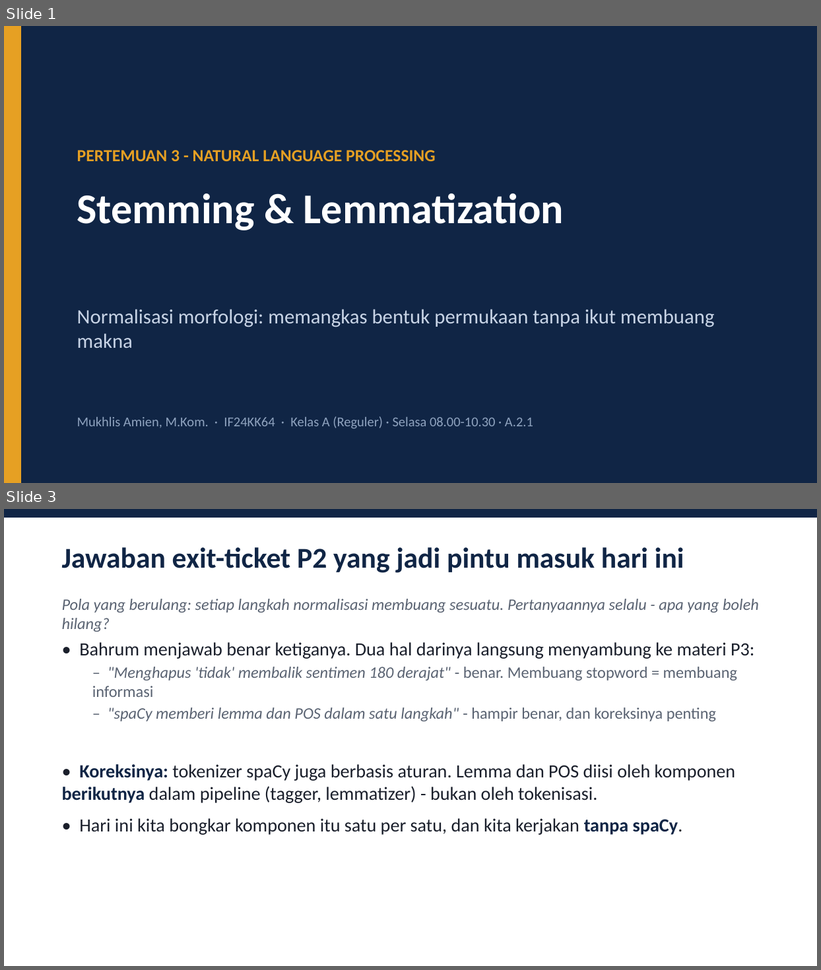
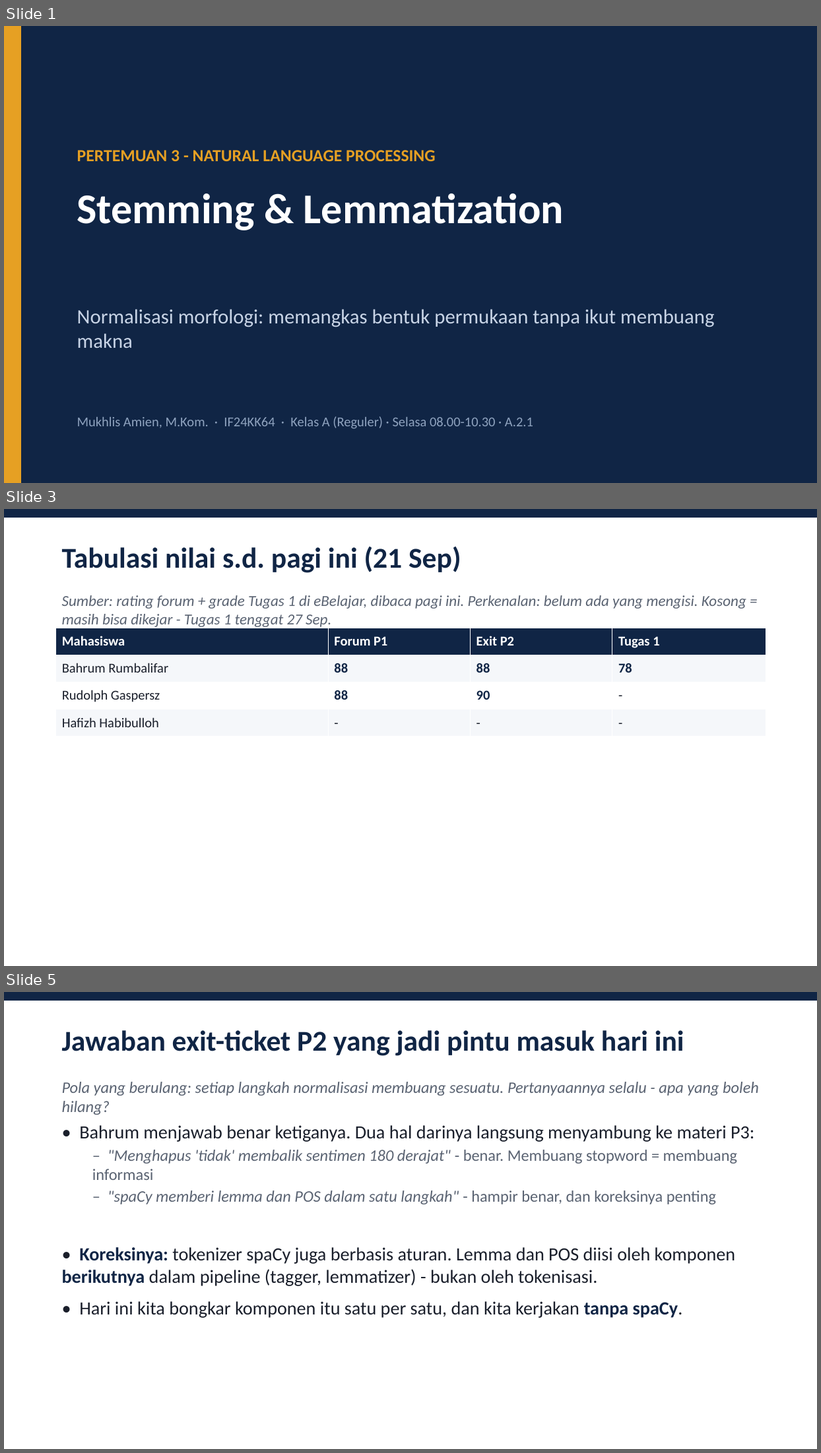
Before and after one commit to neimasilk/ebelajar, a slide deck: ganjil-2026-2027/nlp/NLP_A_Pertemuan3_Ganjil2026.pptx. Shown one above the other, each under a label of ours: slides 1 and 3 before the commit, slides 1, 3 and 5 after it; the slides between them are not shown. The pictures are 821x970 and 821x1453 pixels, drawn with LibreOffice and Linux fonts; fonts in the diff are those of the drawing. Boxes give left, top, right and bottom in pixels: in the first picture for what was removed or moved away, otherwise in the second. Text is boxed around its words. In the diff, an @@ line names an element or a change of style, - is before the commit and + after.

```diff
--- a/ganjil-2026-2027/nlp/NLP_A_Pertemuan3_Ganjil2026.pptx
+++ b/ganjil-2026-2027/nlp/NLP_A_Pertemuan3_Ganjil2026.pptx
@@ slide 3 added at [4, 509, 817, 966], background #FFFFFF @@
@@ rectangle added at [4, 509, 817, 518], fill #102545 @@
@@ text added at [62, 547, 461, 573], 34 pt, text #102545, bold @@
+Tabulasi nilai s.d. pagi ini (21 Sep)
@@ text added at [62, 595, 746, 627], 18 pt, text #5A6372, italic @@
+Sumber: rating forum + grade Tugas 1 di eBelajar, dibaca pagi ini. Perkenalan: belum ada yang mengisi. Kosong = masih bisa dikejar - Tugas 1 tenggat 27 Sep.
@@ table added at [56, 628, 766, 737], 4 rows, 4 columns @@
+Mahasiswa | Forum P1 | Exit P2 | Tugas 1
+Bahrum Rumbalifar | 88 | 88 | 78
+Rudolph Gaspersz | 88 | 90 | -
+Hafizh Habibulloh | - | - | -
@@ what was slide 3 is now slide 5 @@
```
Also in this commit, not shown: 1 slide changed, 1 other slide added, 1 other file.
